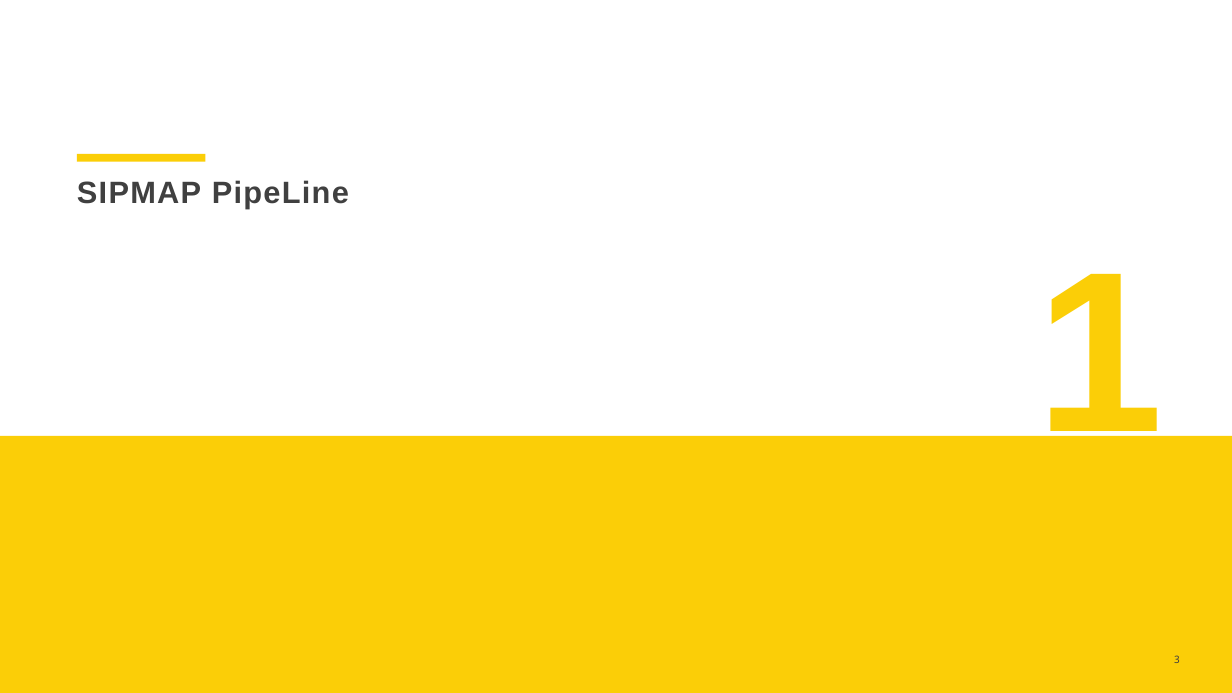
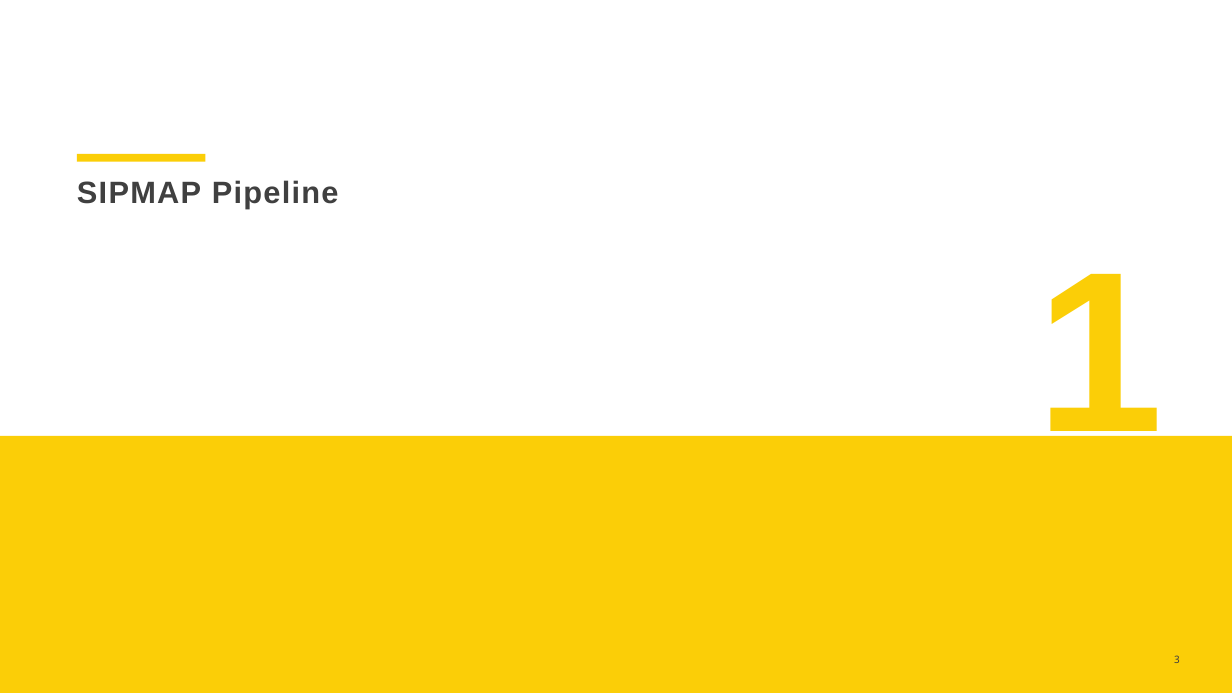
Before and after one commit to berrydenhartog/SIPMAP, a slide deck: slide 4 of shell.pptx (slide 3 before the commit). Drawn at 1232x693 pixels with LibreOffice and Linux fonts; fonts in the diff are those of the drawing. Boxes give left, top, right and bottom in pixels: in the first picture for what was removed or moved away, otherwise in the second. Text is boxed around its words. In the diff, an @@ line names an element or a change of style, - is before the commit and + after.

```diff
--- a/shell.pptx
+++ b/shell.pptx
@@ title at <box>77,180,339,209</box>: text changed @@
-SIPMAP PipeLine
+SIPMAP Pipeline
```
Also in this commit, not shown: 7 other slides changed, 7 slides added, 4 other files.
